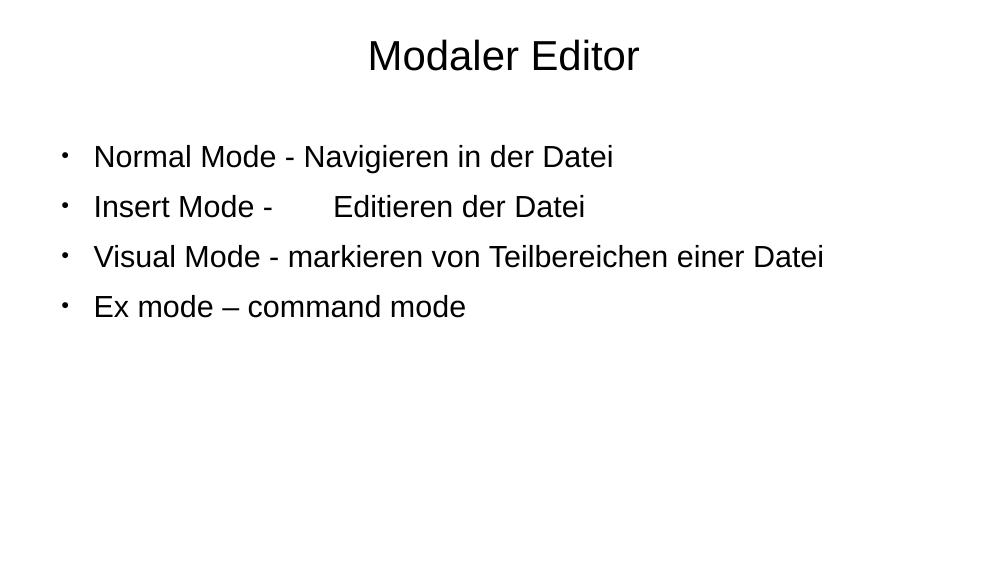
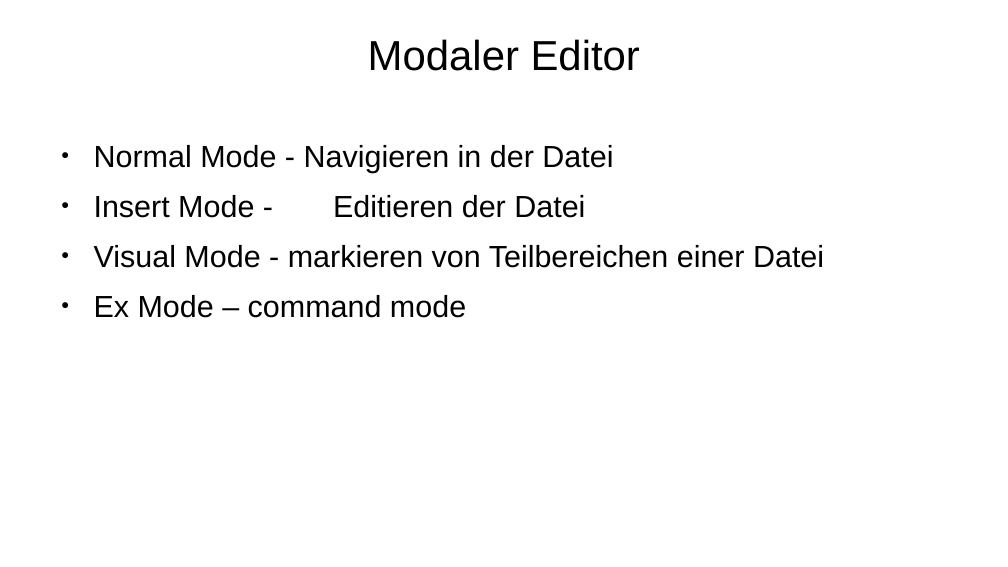
Before and after one commit to mbrinkme/nerditup, a slide deck: slide 9 of vim.odp (slide 4 before the commit). Drawn at 1008x567 pixels with LibreOffice and Linux fonts; fonts in the diff are those of the drawing; background and template pictures are left out. Boxes give left, top, right and bottom in pixels: in the first picture for what was removed or moved away, otherwise in the second. Text is boxed around its words. In the diff, an @@ line names an element or a change of style, - is before the commit and + after.

```diff
--- a/vim.odp
+++ b/vim.odp
@@ text at [94, 295, 466, 318]: text changed @@
-● Ex mode – command mode
+● Ex Mode – command mode
```
Also in this commit, not shown: 9 other slides changed, 16 slides added, 1 slide removed.
